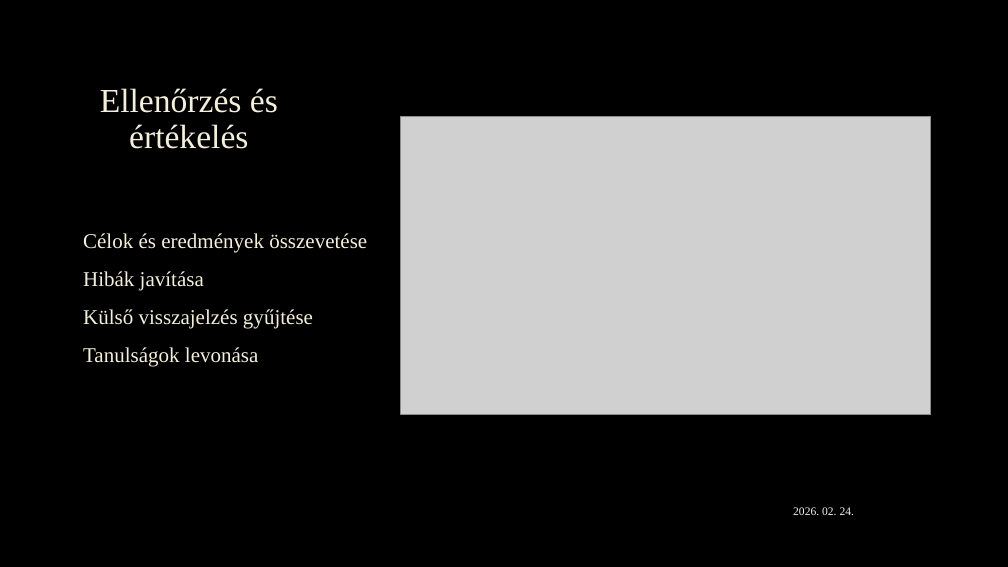
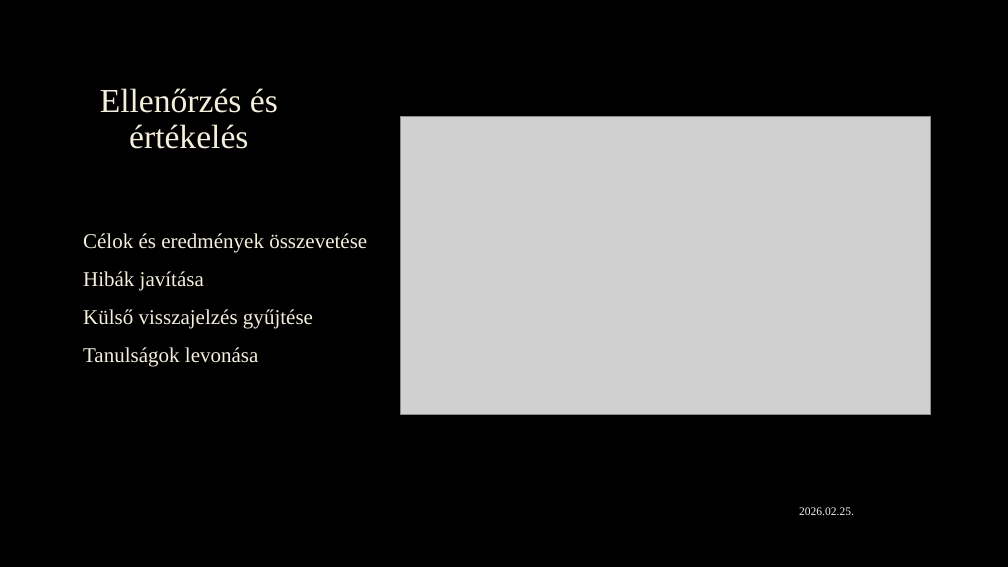
Before and after one commit to kecskefing22/iz-biz-, a slide deck: slide 8 of Projektmunka.pptx. Drawn at 1008x567 pixels with LibreOffice and Linux fonts; fonts in the diff are those of the drawing; grey boxes stand for pictures; background and template pictures are left out. Boxes give left, top, right and bottom in pixels: in the first picture for what was removed or moved away, otherwise in the second. Text is boxed around its words. In the diff, an @@ line names an element or a change of style, - is before the commit and + after.

```diff
--- a/Projektmunka.pptx
+++ b/Projektmunka.pptx
@@ text at bbox=[799, 507, 854, 515]: text changed @@
-2026. 02. 24.
+2026.02.25.
```
Also in this commit, not shown: 7 other slides changed.
